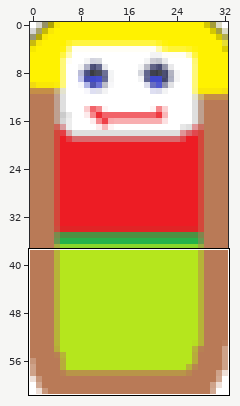
A pixel-art sprite gets an edit: humand_crop.png. The first picture is a wide view before the edit; the outline marks the close-up.
Close-up. Before the edit:
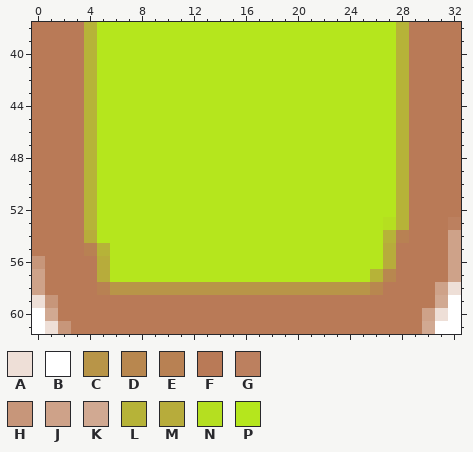
The file is 33x62 pixels. Pixels under 10% opacity are left out. Colours within 5 levels of each other are drawn and written as one. Shown: x 0..32, y 38..61. The commit also changed other parts of the picture, which this record leaves out.
Palette (. is transparent): A #eedfd7  B #ffffff  C #b89548  D #b8874f  E #b88153  F #b97a57  G #bc805f  H #c7967a  J #cea289  K #d1a992  L #b6b338  M #b7ac3b  N #b5df20  P #b5e61d
New version:
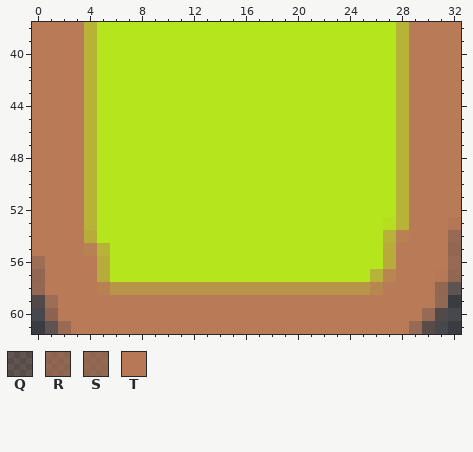
Colours new in this view: Q #ad7b5c42  R #b97957a4  S #b97957ac  T #b97957f9
What changed:
Colour A changes from #eedfd7 to #a87a5f38.
Colour G changes from #bc805f to #b97a57f2.
Colour H changes from #c7967a to #b87957c3.
Colour J changes from #cea289 to #b87957b2.
The author changed colour F to colour J in row 61 at x 29.
The author changed colour K to colour Q in row 61 at x 30.
The author changed colour K to colour R in row 59 at x 31; in row 60 at x 1.
The author changed colour J to colour S in row 58 at x 0.
The author changed colour F to colour T in row 57 at x 31.
The author cleared colour B in row 59 at x 32; in row 60 at x 0 and 32; in row 61 at x 0 and 31 to 32.
Boxes around the changes in both close-ups, in picture pixels (x1, y1, x2, y2):
changed: (409, 217, 461, 334)
changed: (32, 256, 71, 334)
